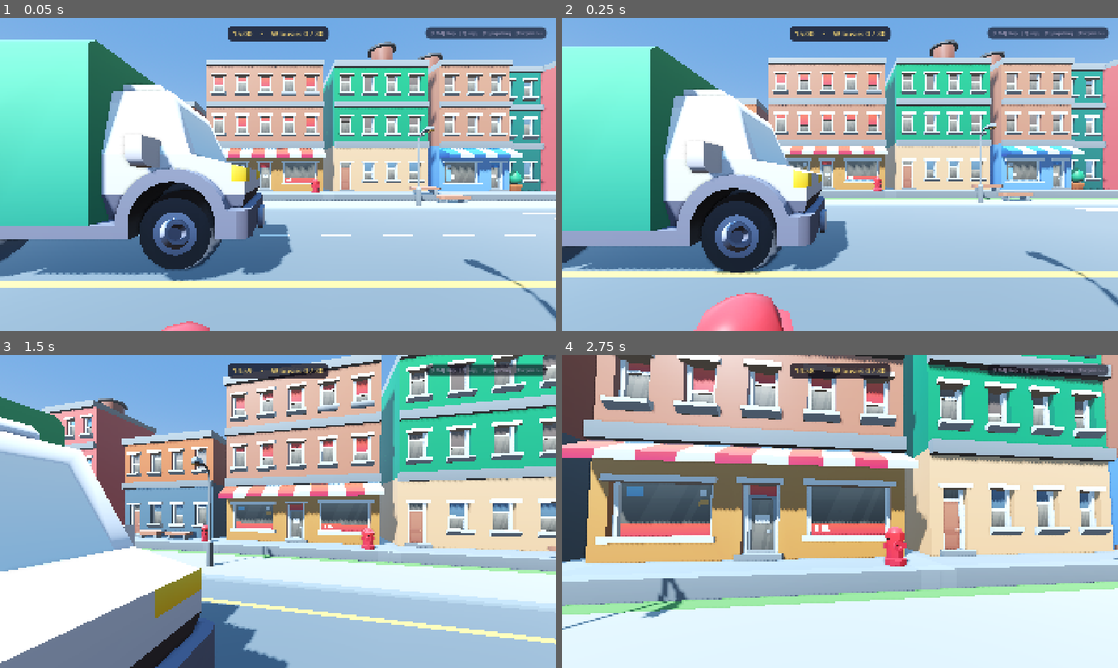
Above: before the commit, frames 1-4 (two rows, left to right).
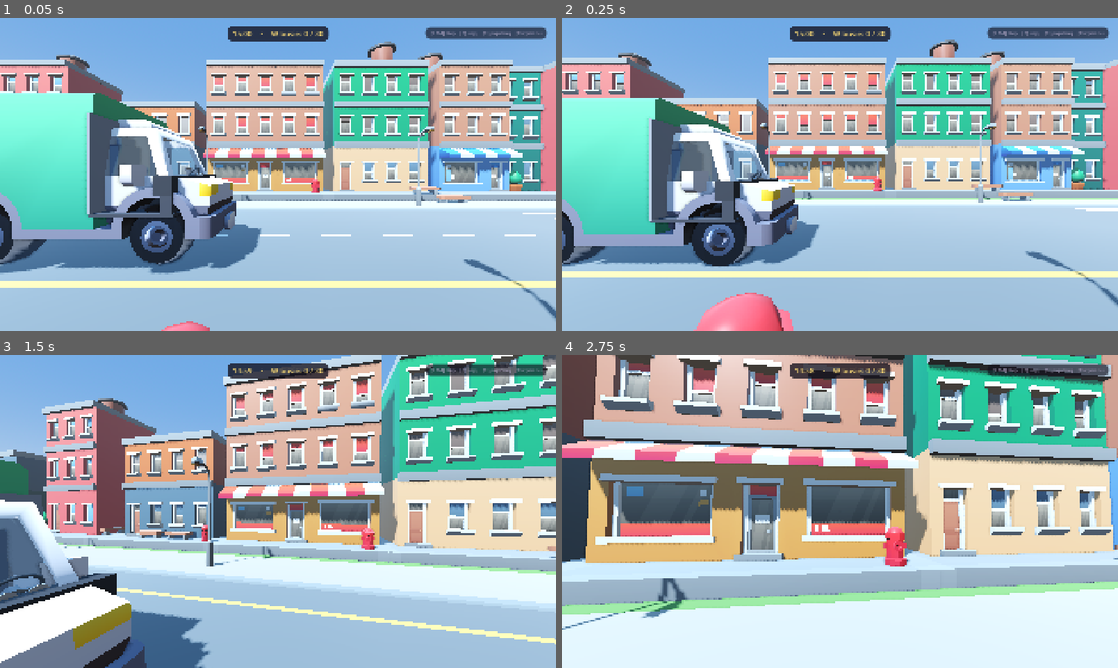
Above: after the commit, the same moments.

Repository: DeKinght/twoguysonecouch
Game: Godot game, scene res://scenes/levels/street.tscn
Same seed, same stepped clock (60 frames per second), same inputs: the game is played once before the commit and once after it. This scene is started directly instead of the project's main scene.
Inputs (mouse positions are in pixels of both pictures, inside the frame that each line leads up to):
- Up to frame 1 (0.05 s): no input
- Up to frame 2 (0.25 s): no input
- Up to frame 3 (1.5 s): tap Enter at 0.5 s; move the mouse to (305, 511) at 0.52 s; hold W (move_forward) from 0.53 s (still down); tap V (camera_toggle) at 0.6 s; click (305, 511) at 0.67 s; tap Space (jump) at 0.77 s; move the mouse to (250, 511) at 1.27 s; tap Ctrl (crouch) at 1.35 s
- Up to frame 4 (2.75 s): keep holding W (move_forward); tap Space (jump) at 1.52 s; move the mouse to (851, 505) at 2.02 s; press the mouse at (851, 505) at 2.03 s

The runs differ from the first frame. In frame 1, 19% of the frame differs, in the area x 0-53%, y 6-84%; in frame 2, 18%; in frame 3, 18%; in frame 4, nothing differs.

Commit message:
Van: 80% size, cab interior with see-through glass, engine and door sounds
- Scale 2.3 -> 1.84; mass 1.8 t, engine/brake retuned (0-40 km/h in ~6 s,
  braking ~6.5 m/s^2); lower centre of mass and roll influence so sharp
  turns at speed no longer roll it over
- Body mesh split at runtime into double-sided paint and transparent glass
  (glass is one UV strip of the Kenney colormap)
- Cab interior: floor, seats, dashboard with gauges, steering wheel that
  turns with the front wheels; first-person driving is now the default
- Sounds (assets/audio/van): engine start, idle and load loops pitched by a
  4-gear RPM model, gear shift clunk, air-brake hiss on stopping, cab
  enter/exit, rear door; driven by replicated state so all peers hear it
- Bench exit points along the cargo centre line (wheel arches at the sides)

Co-Authored-By: Claude Opus 5.5 <noreply@anthropic.com>
Claude-Session: https://claude.ai/code/session_01M87RcQLDSxz7g4adyQxSFd

Diff:
--- a/scripts/player/player.gd
+++ b/scripts/player/player.gd
@@ -65,8 +65,8 @@
 ## Z jakiej odległości można wsiąść / otworzyć drzwi auta.
 @export var interact_reach: float = 3.0
 ## Kamera 3. osoby za autem: odległość i wysokość.
-@export var chase_distance: float = 11.0
-@export var chase_height: float = 5.0
+@export var chase_distance: float = 9.0
+@export var chase_height: float = 4.0
 
 ## Replikowane do pozostałych graczy:
 var net_position: Vector3
@@ -543,7 +543,7 @@
 	grabber.release()
 	_crouching = false
 	_seat_yaw = 0.0
-	_third_person = seat_index == Van.SEAT_DRIVER
+	_third_person = false  # kabina ma wnętrze i szyby - domyślnie widok z fotela (V = zza auta)
 	_update_camera()
 
 
@@ -571,9 +571,9 @@
 	var query := PhysicsShapeQueryParameters3D.new()
 	var shape := CapsuleShape3D.new()
 	shape.radius = _capsule.radius
-	shape.height = stand_height
+	shape.height = stand_height - 0.1  # w pace jest tylko ~1,84 m - bez zapasu by się "nie mieściło"
 	query.shape = shape
-	query.transform = Transform3D(Basis(), feet + Vector3.UP * (stand_height * 0.5 + 0.05))
+	query.transform = Transform3D(Basis(), feet + Vector3.UP * (stand_height * 0.5 + 0.02))
 	query.collision_mask = 1 | 4
 	query.exclude = [get_rid()]
 	return get_world_3d().direct_space_state.intersect_shape(query, 1).is_empty()
--- a/scripts/vehicles/van.gd
+++ b/scripts/vehicles/van.gd
@@ -10,26 +10,27 @@
 ## hostowi swoje wejście (gaz, skręt, ręczny), host jedzie i rozsyła pozycję, a klienci
 ## tylko interpolują. Miejsca i stan drzwi też zmienia tylko host (gracze proszą RPC).
 ##
-## Wszystko (koła, kolizja, drzwi, półka) budujemy w kodzie z modelu, więc scena
-## pojazdu to tylko ten skrypt na VehicleBody3D.
+## Wszystko (koła, kolizja, drzwi, półka, wnętrze kabiny, szyby, dźwięki) budujemy
+## w kodzie z modelu, więc scena pojazdu to tylko ten skrypt na VehicleBody3D.
 
 const MODEL: PackedScene = preload("res://assets/models/cars/delivery.glb")
-## Skala modelu: 1 jednostka Car Kit = 2,3 m, żeby w pace stanął dorosły (2,3 m wysokości).
-const S: float = 2.3
+## Skala modelu: 1 jednostka Car Kit = 1,84 m (paka 1,84 m wysokości - dorosły się zmieści).
+const S: float = 1.84
+const SOUND_DIR: String = "res://assets/audio/van/"
 
 enum { SEAT_DRIVER, SEAT_PASSENGER, SEAT_BENCH_L, SEAT_BENCH_R }
 const SEAT_COUNT: int = 4
 const SEAT_LABELS: Array[String] = ["za kierownicę", "jako pasażer", "na półkę", "na półkę"]
 
 @export_group("Napęd")
-@export var vehicle_mass: float = 2500.0
-## Siła silnika na każde z dwóch tylnych kół [N] (razem ~3,4 m/s² na pusto).
-@export var engine_force_max: float = 4200.0
+@export var vehicle_mass: float = 1800.0
+## Siła silnika na każde z dwóch tylnych kół [N] (razem ~3,3 m/s² na pusto).
+@export var engine_force_max: float = 3000.0
 @export var max_speed_kmh: float = 70.0
 @export var reverse_speed_kmh: float = 15.0
-## Hamulec (wartość Godota ~ impuls na koło na klatkę; 60 ≈ 5-6 m/s² przy 2,5 t).
-@export var brake_strength: float = 60.0
-@export var handbrake_strength: float = 90.0
+## Hamulec (wartość Godota ~ impuls na koło na klatkę; 45 ≈ 6 m/s² przy 1,8 t).
+@export var brake_strength: float = 45.0
+@export var handbrake_strength: float = 65.0
 ## Hamowanie silnikiem, gdy nic nie wciskamy.
 @export var engine_braking: float = 3.0
 ## Opór powietrza F = c·v² i toczenia F = c·m·g.
@@ -39,7 +40,7 @@
 @export_group("Skręt")
 @export var max_steer: float = 0.6
 ## Maks. skręt przy prędkości maksymalnej (żeby nie wywracać się na zakrętach).
-@export var high_speed_steer: float = 0.18
+@export var high_speed_steer: float = 0.14
 @export var steer_rate: float = 1.6  ## rad/s
 @export var steer_return_rate: float = 2.4
 
@@ -50,11 +51,17 @@
 ## Po ilu sekundach bez wejścia od kierowcy host uznaje, że puścił pedały.
 @export var input_timeout: float = 0.4
 
+@export_group("Dźwięk")
+@export var engine_volume_db: float = -4.0
+## Prędkości [km/h], przy których skrzynia wrzuca wyższy bieg (do dźwięku i obrotów).
+@export var gear_top_speeds: PackedFloat32Array = PackedFloat32Array([16.0, 32.0, 50.0, 72.0])
+
 ## Replikowane z hosta:
 var net_position: Vector3
 var net_rotation: Quaternion = Quaternion.IDENTITY
 var net_speed: float = 0.0  ## prędkość do przodu [m/s] (koła, prędkościomierz)
 var net_steer: float = 0.0
+var net_throttle: float = 0.0  ## gaz kierowcy (-1..1) - do dźwięku silnika
 var net_door_open: bool = false
 ## peer_id na każdym miejscu (0 = wolne).
 var net_seats: PackedInt32Array = PackedInt32Array([0, 0, 0, 0])
@@ -69,6 +76,23 @@
 var _wheel_spin: float = 0.0
 var _bump_area: Area3D
 var _bump_timer: float = 0.0
+var _steering_wheel: Node3D
+
+# Dźwięk (u każdego gracza, liczony z replikowanego stanu).
+var _snd_idle: AudioStreamPlayer3D
+var _snd_drive: AudioStreamPlayer3D
+var _snd_start: AudioStreamPlayer3D
+var _snd_gear: AudioStreamPlayer3D
+var _snd_brake: AudioStreamPlayer3D
+var _snd_door: Array[AudioStreamPlayer3D] = []  ## [lewe, prawe, tył]
+var _engine_on: bool = false
+var _engine_level: float = 0.0  ## 0..1, płynne wyciszanie po zgaszeniu
+var _start_timer: float = 0.0
+var _rpm: float = 0.0
+var _gear: int = 0  ## -1 wsteczny, 0.. biegi do przodu
+var _peak_speed: float = 0.0
+var _prev_seats: PackedInt32Array = PackedInt32Array([0, 0, 0, 0])
+var _prev_door_open: bool = false
 
 # Tylko host: ostatnie wejście kierowcy.
 var _in_throttle: float = 0.0
@@ -86,8 +110,11 @@
 const CARGO_BACK_U: float = -1.6
 const CARGO_FRONT_U: float = 0.2
 const HINGE_U: Vector3 = Vector3(0.0, 0.5, -1.55)
-const BENCH_HEIGHT: float = 0.45  ## [m] nad podłogą paki
-const BENCH_DEPTH: float = 0.45
+const BENCH_HEIGHT: float = 0.42  ## [m] nad podłogą paki
+const BENCH_DEPTH: float = 0.4
+const CAB_FLOOR_U: float = 0.45
+const CAB_SEAT_TOP_U: float = 0.62
+const CAB_SEAT_Z_U: float = 0.66
 
 
 func _ready() -> void:
@@ -97,7 +124,7 @@
 	collision_layer = 1      # jak świat: gracze i przedmioty się od nas odbijają
 	collision_mask = 1 | 4   # świat + przedmioty (graczy wykrywa _bump_area)
 	center_of_mass_mode = RigidBody3D.CENTER_OF_MASS_MODE_CUSTOM
-	center_of_mass = Vector3(0, 0.75, 0.2)  # nisko, żeby nie przewracać się na zakrętach
+	center_of_mass = Vector3(0, 0.3, 0.15)  # nisko (ciężkie podwozie), żeby nie przewracać się na zakrętach
 	can_sleep = false
 
 	var visual: Node3D = MODEL.instantiate()
@@ -107,8 +134,11 @@
 	_build_wheels(visual)
 	_build_door(visual)
 	_build_collision()
+	_build_body_glass(visual)
+	_build_cab_interior()
 	_build_bench()
 	_build_zones()
+	_build_audio()
 
 	net_position = global_position
 	net_rotation = global_basis.get_rotation_quaternion()
@@ -130,12 +160,19 @@
 		net_rotation = global_basis.get_rotation_quaternion()
 		net_speed = linear_velocity.dot(global_basis.z)
 		net_steer = steering
+		net_throttle = _in_throttle
 	else:
 		var t: float = 1.0 - exp(-18.0 * delta)
 		global_position = global_position.lerp(net_position, t)
 		global_basis = Basis(global_basis.get_rotation_quaternion().slerp(net_rotation, t))
 		_client_wheel_visuals(delta)
 	_animate_door(delta)
+	if _steering_wheel != null:
+		_steering_wheel.rotation.z = -net_steer * 4.0  # kierownica obraca się ~4x bardziej niż koła
+
+
+func _process(delta: float) -> void:
+	_update_audio(delta)
 
 
 # --- API dla graczy ---------------------------------------------------------------
@@ -159,12 +196,14 @@
 	match seat:
 		SEAT_DRIVER, SEAT_PASSENGER:
 			var side: float = 1.0 if seat == SEAT_DRIVER else -1.0  # kierowca po lewej (+X)
-			local = Transform3D(Basis(Vector3.UP, PI), Vector3(0.32 * S * side, 1.12 * S - 0.9, 0.72 * S))
+			# Oczy siedzącego ~0,65 m nad siedziskiem (postać kuca: oczy 0,9 m nad stopami).
+			var feet_y: float = CAB_SEAT_TOP_U * S + 0.65 - 0.9
+			local = Transform3D(Basis(Vector3.UP, PI), Vector3(0.32 * S * side, feet_y, CAB_SEAT_Z_U * S))
 		_:
 			var side: float = 1.0 if seat == SEAT_BENCH_L else -1.0
 			var seat_top: float = CARGO_FLOOR_U * S + BENCH_HEIGHT
 			var z: float = CARGO_FRONT_U * S - BENCH_DEPTH * 0.5
-			local = Transform3D(Basis.IDENTITY, Vector3(0.6 * side, seat_top + 0.75 - 0.9, z))
+			local = Transform3D(Basis.IDENTITY, Vector3(0.45 * side, seat_top + 0.65 - 0.9, z))
 	return global_transform * local
 
 
@@ -179,9 +218,9 @@
 			pts.append(Vector3((0.75 * S + 0.6) * -side, 0.1, 0.75 * S))
 			pts.append(Vector3(0, 0.1, 1.65 * S + 0.8))
 		_:
-			var side: float = 1.0 if seat == SEAT_BENCH_L else -1.0
-			pts.append(Vector3(0.6 * side, CARGO_FLOOR_U * S + 0.05, CARGO_FRONT_U * S - BENCH_DEPTH - 0.6))
-			pts.append(Vector3(0, CARGO_FLOOR_U * S + 0.05, -0.7 * S))
+			# Środkiem paki (po bokach są nadkola), od półki w stronę drzwi.
+			for z: float in [-0.5, -1.0, -1.5, -2.0, -2.5]:
+				pts.append(Vector3(0, CARGO_FLOOR_U * S + 0.01, CARGO_FRONT_U * S - BENCH_DEPTH + z + 0.1))
 			pts.append(Vector3(0, 0.1, CARGO_BACK_U * S - 3.2))  # za rampą
 	var out: Array[Vector3] = []
 	for p in pts:
@@ -446,7 +485,7 @@
 		wheel.damping_compression = 0.45
 		wheel.damping_relaxation = 0.6
 		wheel.wheel_friction_slip = 2.6
-		wheel.wheel_roll_influence = 0.12
+		wheel.wheel_roll_influence = 0.04  # mniej = mniejszy przechył w zakręcie
 		# Koło (ośka zawieszenia) wyżej o tyle, ile auto osiądzie - wtedy stoi jak w modelu.
 		wheel.position = center + Vector3.UP * ((SUSP_REST - sag) if multiplayer.is_server() else 0.0)
 		add_child(wheel)
@@ -511,6 +550,257 @@
 	add_child(shape)
 
 
+## Rozdziela karoserię na dwie części: nieprzezroczystą (widoczną też od środka - inaczej
+## z kabiny widać przez ściany) i szyby (półprzezroczyste). Szyby w teksturze Kenney
+## to jeden pasek koloru: u = 0.094, v = 0.77..0.98.
+func _build_body_glass(visual: Node3D) -> void:
+	var body := visual.get_node_or_null("body") as MeshInstance3D
+	if body == null or not (body.mesh is ArrayMesh):
+		return
+	var src := body.mesh as ArrayMesh
+	var arrays: Array = src.surface_get_arrays(0)
+	var uvs: PackedVector2Array = arrays[Mesh.ARRAY_TEX_UV]
+	var idx: PackedInt32Array = arrays[Mesh.ARRAY_INDEX]
+	var solid := PackedInt32Array()
+	var glass := PackedInt32Array()
+	for t in range(0, idx.size(), 3):
+		var uv: Vector2 = (uvs[idx[t]] + uvs[idx[t + 1]] + uvs[idx[t + 2]]) / 3.0
+		var is_glass: bool = absf(uv.x - 0.09375) < 0.004 and uv.y > 0.765 and uv.y < 0.985
+		for k in 3:
+			if is_glass:
+				glass.append(idx[t + k])
+			else:
+				solid.append(idx[t + k])
+	if glass.is_empty():
+		return
+
+	var mesh := ArrayMesh.new()
+	var solid_arrays: Array = arrays.duplicate()
+	solid_arrays[Mesh.ARRAY_INDEX] = solid
+	mesh.add_surface_from_arrays(Mesh.PRIMITIVE_TRIANGLES, solid_arrays)
+	var paint := (src.surface_get_material(0) as BaseMaterial3D).duplicate() as BaseMaterial3D
+	paint.cull_mode = BaseMaterial3D.CULL_DISABLED
+	mesh.surface_set_material(0, paint)
+
+	var glass_arrays: Array = arrays.duplicate()
+	glass_arrays[Mesh.ARRAY_INDEX] = glass
+	mesh.add_surface_from_arrays(Mesh.PRIMITIVE_TRIANGLES, glass_arrays)
+	var glass_mat := StandardMaterial3D.new()
+	glass_mat.transparency = BaseMaterial3D.TRANSPARENCY_ALPHA
+	glass_mat.albedo_color = Color(0.72, 0.86, 0.95, 0.18)
+	glass_mat.roughness = 0.05
+	glass_mat.metallic_specular = 0.9
+	glass_mat.cull_mode = BaseMaterial3D.CULL_DISABLED
+	mesh.surface_set_material(1, glass_mat)
+	body.mesh = mesh
+
+
+## Wnętrze kabiny: podłoga, fotele, deska rozdzielcza, kierownica, tylna ściana.
+func _build_cab_interior() -> void:
+	var dark := _mat(Color(0.2, 0.21, 0.24))
+	var seat := _mat(Color(0.28, 0.33, 0.42))
+	var dash := _mat(Color(0.16, 0.17, 0.19))
+	var trim := _mat(Color(0.55, 0.57, 0.62))
+	var u := func(x0: float, y0: float, z0: float, x1: float, y1: float, z1: float) -> Array:
+		return [Vector3(x0, y0, z0) * S, Vector3(x1, y1, z1) * S]
+
+	var parts: Array = [
+		[u.call(-0.7, CAB_FLOOR_U - 0.03, 0.45, 0.7, CAB_FLOOR_U, 1.22), dark],       # podłoga
+		[u.call(-0.71, CAB_FLOOR_U, 0.45, 0.71, 1.37, 0.47), trim],                   # tył kabiny
+		[u.call(-0.7, 0.62, 1.04, 0.7, 0.8, 1.2), dash],                              # deska
+		[u.call(-0.7, CAB_FLOOR_U, 1.1, 0.7, 0.62, 1.2), dark],                       # pod deską
+		[u.call(-0.12, CAB_FLOOR_U, 0.5, 0.12, 0.6, 0.95), dark],                     # tunel
+	]
+	for side: float in [1.0, -1.0]:
+		var x: float = 0.32 * side
+		parts.append([u.call(x - 0.17, CAB_FLOOR_U, CAB_SEAT_Z_U - 0.14, x + 0.17, CAB_SEAT_TOP_U, CAB_SEAT_Z_U + 0.12), seat])
+		parts.append([u.call(x - 0.17, CAB_SEAT_TOP_U, 0.48, x + 0.17, 1.12, 0.55), seat])   # oparcie
+		parts.append([u.call(x - 0.1, 1.12, 0.49, x + 0.1, 1.2, 0.54), seat])                # zagłówek
+	for part: Array in parts:
+		_add_visual_box(part[0][0], part[0][1], part[1])
+
+	# Zegary na desce (jasne kółka) i kierownica przed kierowcą.
+	for dx: float in [-0.06, 0.06]:
+		var gauge := MeshInstance3D.new()
+		var cyl := CylinderMesh.new()
+		cyl.top_radius = 0.045 * S
+		cyl.bottom_radius = 0.045 * S
+		cyl.height = 0.01
+		cyl.material = _mat(Color(0.85, 0.88, 0.92))
+		gauge.mesh = cyl
+		gauge.position = Vector3((0.32 + dx) * S, 0.79 * S, 1.06 * S)
+		gauge.rotation = Vector3(deg_to_rad(-70), 0, 0)
+		add_child(gauge)
+
+	var column := Node3D.new()
+	column.name = "SteeringColumn"
+	column.position = Vector3(0.32 * S, 0.8 * S, 0.98 * S)
+	column.rotation = Vector3(deg_to_rad(-55), 0, 0)  # kierownica pochylona do kierowcy
+	add_child(column)
+	_steering_wheel = Node3D.new()
+	column.add_child(_steering_wheel)
+	var rim := MeshInstance3D.new()
+	var torus := TorusMesh.new()
+	torus.inner_radius = 0.105 * S
+	torus.outer_radius = 0.125 * S
+	torus.material = dash
+	rim.mesh = torus
+	_steering_wheel.add_child(rim)
+	var spoke := MeshInstance3D.new()
+	var spoke_mesh := BoxMesh.new()
+	spoke_mesh.size = Vector3(0.23 * S, 0.015 * S, 0.02 * S)
+	spoke_mesh.material = trim
+	spoke.mesh = spoke_mesh
+	_steering_wheel.add_child(spoke)
+	var hub := MeshInstance3D.new()
+	var hub_mesh := CylinderMesh.new()
+	hub_mesh.top_radius = 0.035 * S
+	hub_mesh.bottom_radius = 0.035 * S
+	hub_mesh.height = 0.04 * S
+	hub_mesh.material = trim
+	hub.mesh = hub_mesh
+	_steering_wheel.add_child(hub)
+	var shaft := MeshInstance3D.new()
+	var shaft_mesh := CylinderMesh.new()
+	shaft_mesh.top_radius = 0.02 * S
+	shaft_mesh.bottom_radius = 0.025 * S
+	shaft_mesh.height = 0.15 * S
+	shaft_mesh.material = dash
+	shaft.mesh = shaft_mesh
+	shaft.position = Vector3(0, -0.075 * S, 0)
+	column.add_child(shaft)
+
+
+func _mat(color: Color) -> StandardMaterial3D:
+	var m := StandardMaterial3D.new()
+	m.albedo_color = color
+	m.roughness = 0.8
+	return m
+
+
+# --- Dźwięk --------------------------------------------------------------------------
+
+func _build_audio() -> void:
+	_snd_idle = _make_player("engine_idle", Vector3(0, 0.6, 1.3) * S, true, 10.0)
+	_snd_drive = _make_player("engine_drive", Vector3(0, 0.6, 1.3) * S, true, 12.0)
+	_snd_start = _make_player("engine_start", Vector3(0, 0.6, 1.3) * S, false, 10.0)
+	_snd_gear = _make_player("gear_shift", Vector3(0, 0.4, 0.6) * S, false, 5.0)
+	_snd_brake = _make_player("brake_hiss", Vector3(0, 0.3, -0.6) * S, false, 7.0)
+	_snd_door = [
+		_make_player("cab_enter", Vector3(0.76, 0.8, 0.75) * S, false, 5.0),
+		_make_player("cab_enter", Vector3(-0.76, 0.8, 0.75) * S, false, 5.0),
+		_make_player("door_slam", HINGE_U * S + Vector3(0, 0.5, 0), false, 6.0),
+	]
+	_snd_idle.volume_db = -80.0
+	_snd_drive.volume_db = -80.0
+
+
+func _make_player(file: String, pos: Vector3, looped: bool, unit_size: float) -> AudioStreamPlayer3D:
+	var player := AudioStreamPlayer3D.new()
+	var path: String = SOUND_DIR + file + ".ogg"
+	if ResourceLoader.exists(path):
+		var stream := load(path) as AudioStream
+		if looped and stream is AudioStreamOggVorbis:
+			stream = stream.duplicate()
+			(stream as AudioStreamOggVorbis).loop = true
+		player.stream = stream
+	player.position = pos
+	player.unit_size = unit_size
+	player.max_distance = 90.0
+	add_child(player)
+	return player
+
+
+func _play(player: AudioStreamPlayer3D, stream_file: String = "", pitch: float = 1.0) -> void:
+	if stream_file != "":
+		var path: String = SOUND_DIR + stream_file + ".ogg"
+		if ResourceLoader.exists(path):
+			player.stream = load(path)
+	if player.stream == null:
+		return
+	player.pitch_scale = pitch
+	player.play()
+
+
+## Silnik i efekty liczone z replikowanego stanu - brzmi tak samo u wszystkich.
+func _update_audio(delta: float) -> void:
+	if _snd_idle == null:
+		return
+	# Wsiadanie / wysiadanie z kabiny i drzwi paki.
+	for i in [SEAT_DRIVER, SEAT_PASSENGER]:
+		if net_seats[i] != _prev_seats[i]:
+			_play(_snd_door[i], "cab_enter" if net_seats[i] != 0 else "cab_exit")
+	if net_door_open != _prev_door_open:
+		_play(_snd_door[2], "door_slam", 0.8 if net_door_open else 1.0)
+	_prev_door_open = net_door_open
+
+	# Silnik: odpala się, gdy ktoś siądzie za kierownicą, gaśnie, gdy wysiądzie.
+	var want_on: bool = net_seats[SEAT_DRIVER] != 0
+	if want_on and not _engine_on:
+		_engine_on = true
+		_start_timer = 2.6  # rozruch, potem równa praca
+		_play(_snd_start)
+		_rpm = 0.0
+	elif not want_on and _engine_on:
+		_engine_on = false
+	_prev_seats = net_seats.duplicate()
+
+	_start_timer = maxf(0.0, _start_timer - delta)
+	var running: bool = _engine_on and _start_timer < 0.6
+	_engine_level = move_toward(_engine_level, 1.0 if running else 0.0, delta * (1.5 if running else 0.8))
+	if _engine_level <= 0.0:
+		if _snd_idle.playing:
+			_snd_idle.stop()
+			_snd_drive.stop()
+		_track_brake_hiss()
+		return
+	if not _snd_idle.playing:
+		_snd_idle.play()
+		_snd_drive.play()
+
+	# Obroty z prędkości i biegu (4 biegi + wsteczny); zmiana biegu = stuknięcie skrzyni.
+	var kmh: float = absf(net_speed) * 3.6
+	var gear: int = _gear
+	if net_speed < -0.5:
+		gear = -1
+	elif gear < 0:
+		gear = 0
+	else:
+		while gear < gear_top_speeds.size() - 1 and kmh > gear_top_speeds[gear] * 0.92:
+			gear += 1
+		while gear > 0 and kmh < gear_top_speeds[gear - 1] * 0.6:
+			gear -= 1
+	if gear != _gear:
+		if _engine_on and (gear == -1 or _gear == -1 or gear > _gear):
+			_play(_snd_gear, "", randf_range(0.95, 1.05))
+		if gear > _gear and _gear >= 0:
+			_rpm *= 0.55  # po zmianie w górę obroty spadają
+		_gear = gear
+	var top: float = reverse_speed_kmh if _gear < 0 else gear_top_speeds[_gear]
+	var low: float = 0.0 if _gear <= 0 else gear_top_speeds[_gear - 1] * 0.6
+	var target_rpm: float = clampf((kmh - low) / maxf(top - low, 1.0), 0.0, 1.0)
+	var throttle: float = absf(net_throttle)
+	if kmh < 3.0:
+		target_rpm = maxf(target_rpm, throttle * 0.45)  # gaz na postoju - silnik wkręca się
+	_rpm = move_toward(_rpm, target_rpm, delta * (2.0 if target_rpm > _rpm else 1.2))
+
+	var engine_load: float = clampf(throttle * 0.85 + _rpm * 0.25, 0.0, 1.0)
+	_snd_idle.pitch_scale = 0.9 + _rpm * 0.45
+	_snd_drive.pitch_scale = 0.8 + _rpm * 0.5
+	_snd_idle.volume_db = engine_volume_db + linear_to_db(maxf(0.001, _engine_level * lerpf(1.0, 0.3, engine_load)))
+	_snd_drive.volume_db = engine_volume_db + linear_to_db(maxf(0.001, _engine_level * (0.15 + engine_load * 0.85)))
+	_track_brake_hiss()
+
+
+## Syk hamulca pneumatycznego, gdy auto zatrzyma się po jeździe.
+func _track_brake_hiss() -> void:
+	var speed: float = absf(net_speed)
+	_peak_speed = maxf(_peak_speed, speed)
+	if speed < 0.4 and _peak_speed > 4.0:
+		_peak_speed = 0.0
+		_play(_snd_brake, "", randf_range(0.95, 1.05))
+
+
 ## Półka do siedzenia dla 2 osób przy ścianie kabiny (twarzą do drzwi).
 func _build_bench() -> void:
 	var floor_y: float = CARGO_FLOOR_U * S
@@ -575,7 +865,7 @@
 
 func _setup_sync() -> void:
 	var cfg := SceneReplicationConfig.new()
-	for prop: String in [":net_position", ":net_rotation", ":net_speed", ":net_steer", ":net_door_open", ":net_seats"]:
+	for prop: String in [":net_position", ":net_rotation", ":net_speed", ":net_steer", ":net_throttle", ":net_door_open", ":net_seats"]:
 		var path := NodePath(prop)
 		cfg.add_property(path)
 		cfg.property_set_replication_mode(path, SceneReplicationConfig.REPLICATION_MODE_ALWAYS)
Not shown, added: assets/audio/van/brake_hiss.ogg.import
Not shown, added: assets/audio/van/cab_enter.ogg.import
Not shown, added: assets/audio/van/cab_exit.ogg.import
Not shown, added: assets/audio/van/door_slam.ogg.import
Not shown, added: assets/audio/van/engine_drive.ogg.import
Not shown, added: assets/audio/van/engine_idle.ogg.import
Not shown, added: assets/audio/van/engine_start.ogg.import
Not shown, added: assets/audio/van/gear_shift.ogg.import
Not shown, added: assets/audio/van/brake_hiss.ogg
Not shown, added: assets/audio/van/cab_enter.ogg
Not shown, added: assets/audio/van/cab_exit.ogg
Not shown, added: assets/audio/van/door_slam.ogg
(and 4 more such lines)
